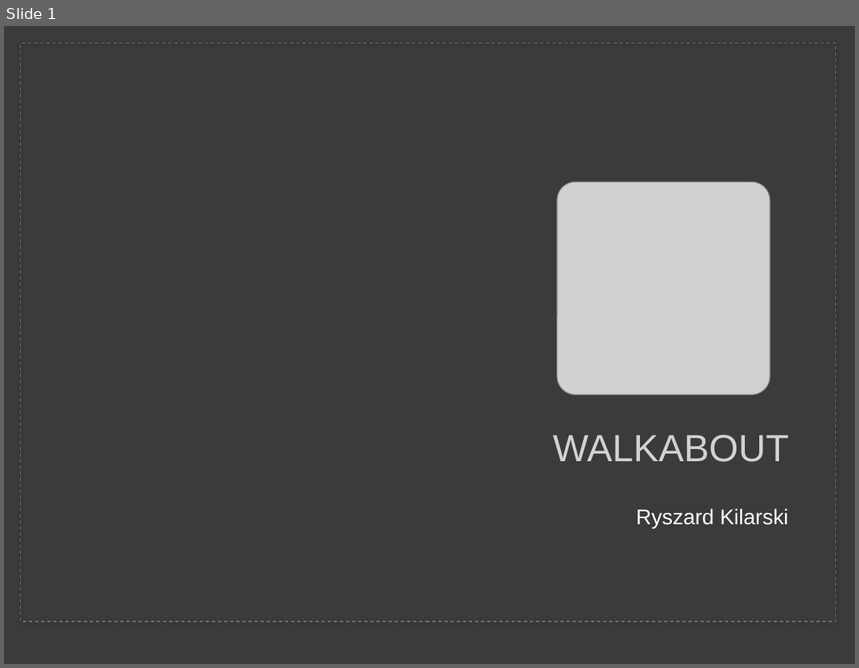
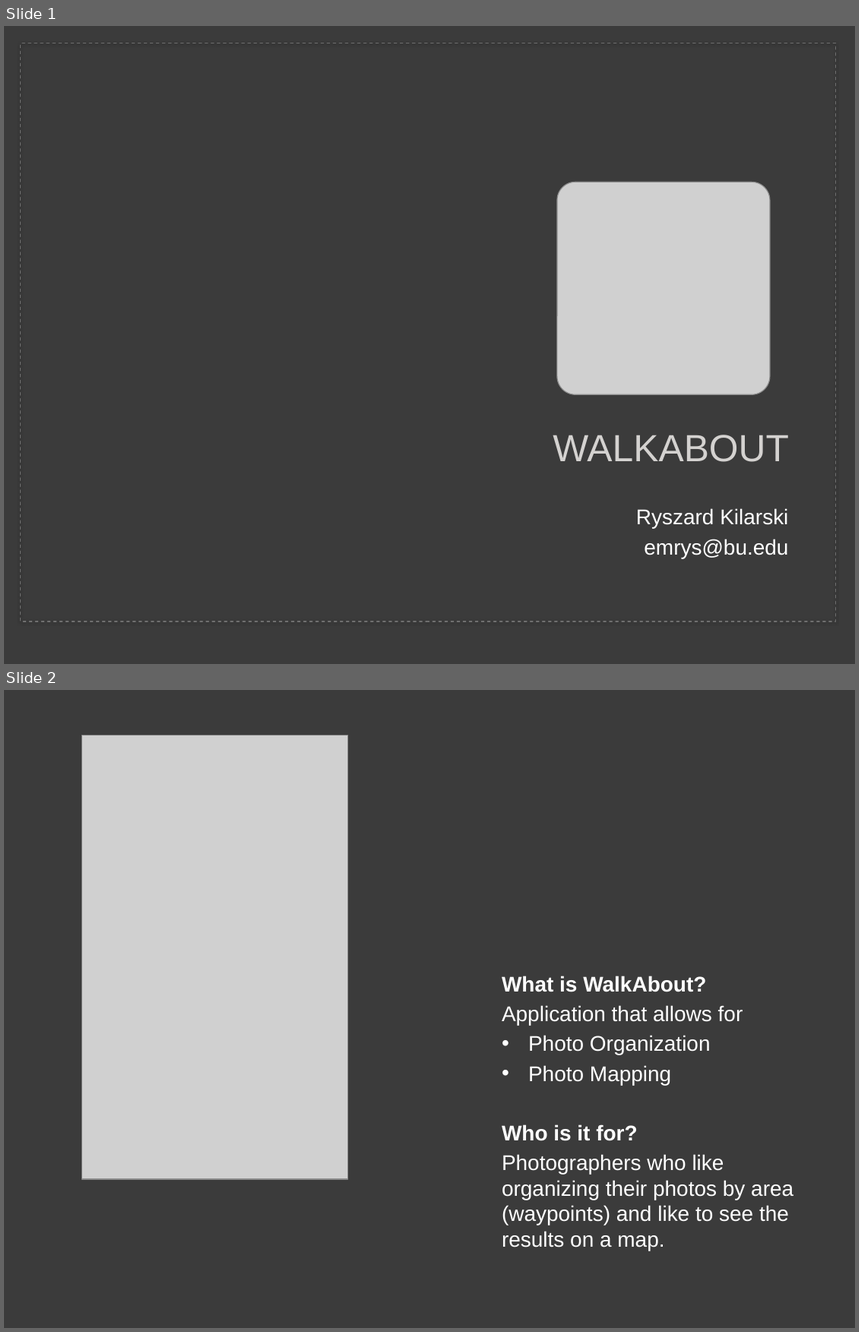
Before and after one commit to rkilarski/ryski-coding, a slide deck: WalkAbout/doc/WalkAbout.pptx. Shown one above the other, each under a label of ours: slide 1 before the commit, slides 1 and 2 after it. The pictures are 859x668 and 859x1332 pixels, drawn with LibreOffice and Linux fonts; fonts in the diff are those of the drawing; grey boxes stand for pictures. Boxes give left, top, right and bottom in pixels: in the first picture for what was removed or moved away, otherwise in the second. Text is boxed around its words. In the diff, an @@ line names an element or a change of style, - is before the commit and + after.

```diff
--- a/WalkAbout/doc/WalkAbout.pptx
+++ b/WalkAbout/doc/WalkAbout.pptx
@@ slide 2 added at <box>4,690,855,1328</box>, background #3B3B3B @@
@@ picture added at <box>82,735,348,1179</box> @@
@@ text added at <box>502,976,794,1251</box>, 18 pt, text #FFFFFF @@
+What is WalkAbout?
+Application that allows for
+• Photo Organization
+• Photo Mapping
+Who is it for?
+Photographers who like organizing their photos by area (waypoints) and like to see the results on a map.
@@ slide 1 changed as well @@
@@ text at <box>644,539,788,559</box>: paragraph added @@
+emrys@bu.edu
```
Also in this commit, not shown: 4 other slides changed, 1 other slide added, 1 slide removed.
